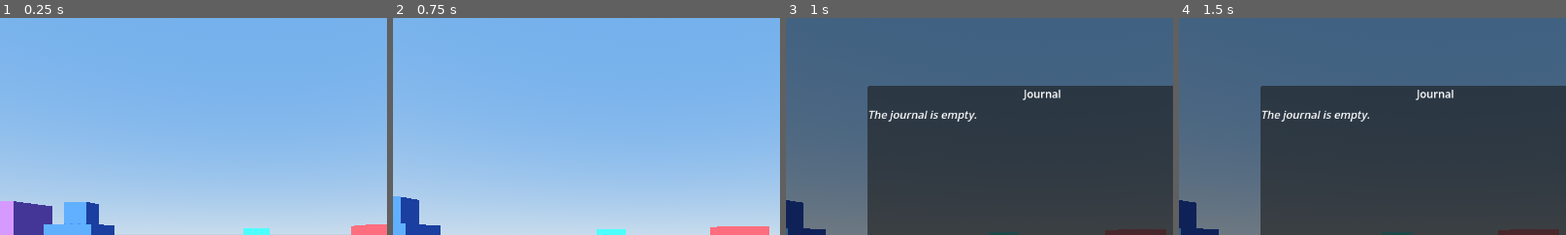
Above: before the commit, frames 1-4 (left to right).
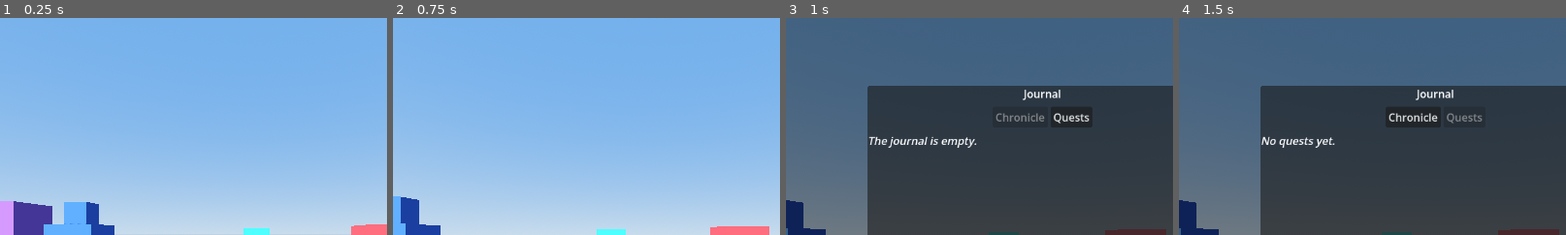
Above: after the commit, the same moments.

Repository: gatorpazz/open-world-game
Game: Godot game, scene res://scenes/main.tscn
Two runs of this game, one before a commit and one after it. Both use one fixed random seed, a clock stepped at 60 frames per second and the inputs below.
Inputs (mouse positions are % of the whole screen's width and height, from its top left):
- Up to frame 1 (0.25 s): no input
- Up to frame 2 (0.75 s): tap Enter at 0.5 s; move the mouse to (55, 50) at 0.52 s; hold W (move_forward) from 0.53 s (still down); hold E (interact) from 0.53 s (still down); click (55, 50) at 0.67 s
- Up to frame 3 (1 s): keep holding W (move_forward); keep holding E (interact); tap Space (jump) at 0.77 s; tap J (journal) at 0.8 s
- Up to frame 4 (1.5 s): release W (move_forward) at 1.25 s; release E (interact) at 1.25 s; click (54, 23) at 1.25 s, where only the run after the commit has a clickable "Quests"
The pictures show only the part of the screen within x 17-67%, y 0-50%; the shares and areas given below are measured in that part.

Frames 1-2 are identical in both runs. In frame 3, 2.2% of the frame differs, in the area x 21-79%, y 41-60%; in frame 4, 2.3%.

Commit message:
ui: quests view in the journal panel
Chronicle | Quests toggle (disabled marks the active view): quests
grouped Active - Completed - Failed via QuestEvaluator.group_by_status,
empty groups hidden, reached stage texts in stage order under each
display_name; Chronicle render refactored but byte-identical (proven
by the toggle-back test). Five new scene tests on shipped data.
Review: SHIP, docstring WARN taken.

Suite: 338 green.

Co-Authored-By: Claude Fable 5 <noreply@anthropic.com>

Diff:
--- a/scenes/ui/journal_panel.tscn
+++ b/scenes/ui/journal_panel.tscn
@@ -38,6 +38,18 @@
 text = "Journal"
 horizontal_alignment = 1
 
+[node name="Views" type="HBoxContainer" parent="Dim/Panel/Layout"]
+layout_mode = 2
+alignment = 1
+
+[node name="Chronicle" type="Button" parent="Dim/Panel/Layout/Views"]
+layout_mode = 2
+text = "Chronicle"
+
+[node name="Quests" type="Button" parent="Dim/Panel/Layout/Views"]
+layout_mode = 2
+text = "Quests"
+
 [node name="Entries" type="RichTextLabel" parent="Dim/Panel/Layout"]
 layout_mode = 2
 size_flags_vertical = 3
--- a/scripts/ui/journal_panel.gd
+++ b/scripts/ui/journal_panel.gd
@@ -1,23 +1,42 @@
 class_name JournalPanel
 extends CanvasLayer
-## The journal reader (spec 005): chronological entries, oldest first,
-## rendered from JournalEntryDefs resolved by id convention. Pauses the
-## tree like the dialogue panel (scene root is process_mode = ALWAYS, so
-## it keeps processing and J-to-close works while paused). Plain text —
+## The journal reader (spec 005) with the Chronicle | Quests toggle
+## (spec 006). Chronicle: chronological entries, oldest first, rendered
+## from JournalEntryDefs resolved by id convention. Quests: quests grouped
+## Active - Completed - Failed (empty groups hidden), each quest's reached
+## stages in stage order under its display_name — the same entry texts,
+## read as stories. Pauses the tree like the dialogue panel. Plain text —
 ## keyword markup in journal entries is backlog.
 
 signal closed
 
+enum View { CHRONICLE, QUESTS }
+
 const ENTRY_DIR := "res://data/journal"
+const GROUP_ORDER: Array[QuestEvaluator.Status] = [
+	QuestEvaluator.Status.ACTIVE,
+	QuestEvaluator.Status.COMPLETED,
+	QuestEvaluator.Status.FAILED,
+]
+const GROUP_TITLES: Dictionary[QuestEvaluator.Status, String] = {
+	QuestEvaluator.Status.ACTIVE: "Active",
+	QuestEvaluator.Status.COMPLETED: "Completed",
+	QuestEvaluator.Status.FAILED: "Failed",
+}
 
 var _journal: Journal
+var _view: View = View.CHRONICLE
 
 @onready var entries_label: RichTextLabel = $Dim/Panel/Layout/Entries
+@onready var chronicle_button: Button = $Dim/Panel/Layout/Views/Chronicle
+@onready var quests_button: Button = $Dim/Panel/Layout/Views/Quests
 @onready var close_button: Button = $Dim/Panel/Layout/Buttons/Close
 
 
 func _ready() -> void:
 	close_button.pressed.connect(close)
+	chronicle_button.pressed.connect(set_view.bind(View.CHRONICLE))
+	quests_button.pressed.connect(set_view.bind(View.QUESTS))
 
 
 func _unhandled_input(event: InputEvent) -> void:
@@ -29,7 +48,7 @@
 	_journal = journal
 	get_tree().paused = true
 	Input.mouse_mode = Input.MOUSE_MODE_VISIBLE
-	_rebuild()
+	set_view(View.CHRONICLE)
 
 
 func close() -> void:
@@ -39,16 +58,59 @@
 	queue_free()
 
 
+func set_view(view: View) -> void:
+	_view = view
+	chronicle_button.disabled = view == View.CHRONICLE
+	quests_button.disabled = view == View.QUESTS
+	_rebuild()
+
+
 func _rebuild() -> void:
 	entries_label.clear()
+	if _view == View.QUESTS:
+		_rebuild_quests()
+	else:
+		_rebuild_chronicle()
+
+
+func _rebuild_chronicle() -> void:
 	if _journal.entries.is_empty():
 		entries_label.append_text("[i]The journal is empty.[/i]")
 		return
 	for index: int in _journal.entries.size():
 		var id := _journal.entries[index]
-		var def := load(ENTRY_DIR.path_join(String(id) + ".tres")) as JournalEntryDef
+		var def := _load_entry(id)
 		if def == null:
-			# Unreachable with validated data; guard kept for runtime safety.
-			push_warning("journal entry '%s' has no JournalEntryDef" % id)
 			continue
 		entries_label.append_text("[b]Entry %d[/b] — %s\n\n" % [index + 1, def.text])
+
+
+func _rebuild_quests() -> void:
+	var quests: Array[QuestDef] = []
+	for quest: QuestDef in QuestLibrary.get_quests().values():
+		quests.append(quest)
+	var groups := QuestEvaluator.group_by_status(quests, _journal)
+	var rendered_any := false
+	for status: QuestEvaluator.Status in GROUP_ORDER:
+		var group: Array[QuestDef] = groups[status]
+		if group.is_empty():
+			continue
+		rendered_any = true
+		entries_label.append_text("[b]%s[/b]\n\n" % GROUP_TITLES[status])
+		for quest: QuestDef in group:
+			entries_label.append_text("[u]%s[/u]\n" % quest.display_name)
+			for stage: QuestStage in QuestEvaluator.reached_stages(quest, _journal):
+				var def := _load_entry(stage.journal_entry)
+				if def == null:
+					continue
+				entries_label.append_text("%s\n\n" % def.text)
+	if not rendered_any:
+		entries_label.append_text("[i]No quests yet.[/i]")
+
+
+func _load_entry(id: StringName) -> JournalEntryDef:
+	var def := load(ENTRY_DIR.path_join(String(id) + ".tres")) as JournalEntryDef
+	if def == null:
+		# Unreachable with validated data; guard kept for runtime safety.
+		push_warning("journal entry '%s' has no JournalEntryDef" % id)
+	return def
--- a/tests/scenes/test_journal_panel.gd
+++ b/tests/scenes/test_journal_panel.gd
@@ -1,5 +1,6 @@
 extends GutTest
-## The journal input action and JournalPanel (spec 005, criterion 8).
+## The journal input action and JournalPanel (spec 005 criterion 8; the
+## Quests view is spec 006 criterion 8).
 ## Panel methods are driven directly; mouse-mode transitions are not
 ## asserted (headless runs cannot capture the mouse).
 
@@ -9,12 +10,21 @@
 
 
 func before_each() -> void:
+	QuestLibrary.reset()
 	_player = PLAYER_SCENE.instantiate()
 	add_child_autofree(_player)
 
 
 func after_each() -> void:
 	get_tree().paused = false
+	QuestLibrary.reset()
+
+
+func _open_quests_view() -> JournalPanel:
+	_player.open_journal()
+	var panel: JournalPanel = _player._journal_panel
+	panel.set_view(JournalPanel.View.QUESTS)
+	return panel
 
 
 func test_journal_action_is_mapped() -> void:
@@ -71,3 +81,60 @@
 	var panel := _player._journal_panel
 	_player.open_journal()
 	assert_eq(_player._journal_panel, panel, "a second open does not stack panels")
+
+
+# --- the Quests view (spec 006, criterion 8) ---
+
+
+func test_quests_view_groups_active_and_hides_empty_groups() -> void:
+	_player.journal.add_entry(&"suddel_wants_a_pelt")
+	var panel := _open_quests_view()
+	var text := panel.entries_label.get_parsed_text()
+	assert_string_contains(text, "Active")
+	assert_string_contains(text, "A Small Favor")
+	assert_string_contains(text, "wants a vault-rat pelt", "the reached offer stage renders")
+	assert_eq(text.find("Completed"), -1, "empty groups are hidden")
+	assert_eq(text.find("Failed"), -1, "empty groups are hidden")
+
+
+func test_quests_view_completed_group_in_stage_order() -> void:
+	_player.journal.add_entry(&"suddel_wants_a_pelt")
+	_player.journal.add_entry(&"suddels_stores_favor")
+	var panel := _open_quests_view()
+	var text := panel.entries_label.get_parsed_text()
+	assert_string_contains(text, "Completed")
+	assert_eq(text.find("Active"), -1, "a completed quest leaves the Active group")
+	var offer_at := text.find("wants a vault-rat pelt")
+	var done_at := text.find("brought Suddel the rat pelt")
+	assert_gt(offer_at, -1)
+	assert_gt(done_at, -1)
+	assert_lt(offer_at, done_at, "reached stages render in stage order")
+
+
+func test_quests_view_empty_message() -> void:
+	var panel := _open_quests_view()
+	assert_string_contains(panel.entries_label.get_parsed_text(), "No quests yet.")
+
+
+func test_toggle_back_restores_the_chronicle_unchanged() -> void:
+	_player.journal.add_entry(&"heard_of_the_stair")
+	_player.open_journal()
+	var panel: JournalPanel = _player._journal_panel
+	var chronicle_before := panel.entries_label.get_parsed_text()
+	panel.set_view(JournalPanel.View.QUESTS)
+	panel.set_view(JournalPanel.View.CHRONICLE)
+	assert_eq(
+		panel.entries_label.get_parsed_text(),
+		chronicle_before,
+		"the Chronicle render is unchanged by the toggle"
+	)
+
+
+func test_view_buttons_mark_the_active_view() -> void:
+	_player.open_journal()
+	var panel: JournalPanel = _player._journal_panel
+	assert_true(panel.chronicle_button.disabled, "Chronicle is the opening view")
+	assert_false(panel.quests_button.disabled)
+	panel.set_view(JournalPanel.View.QUESTS)
+	assert_true(panel.quests_button.disabled)
+	assert_false(panel.chronicle_button.disabled)
